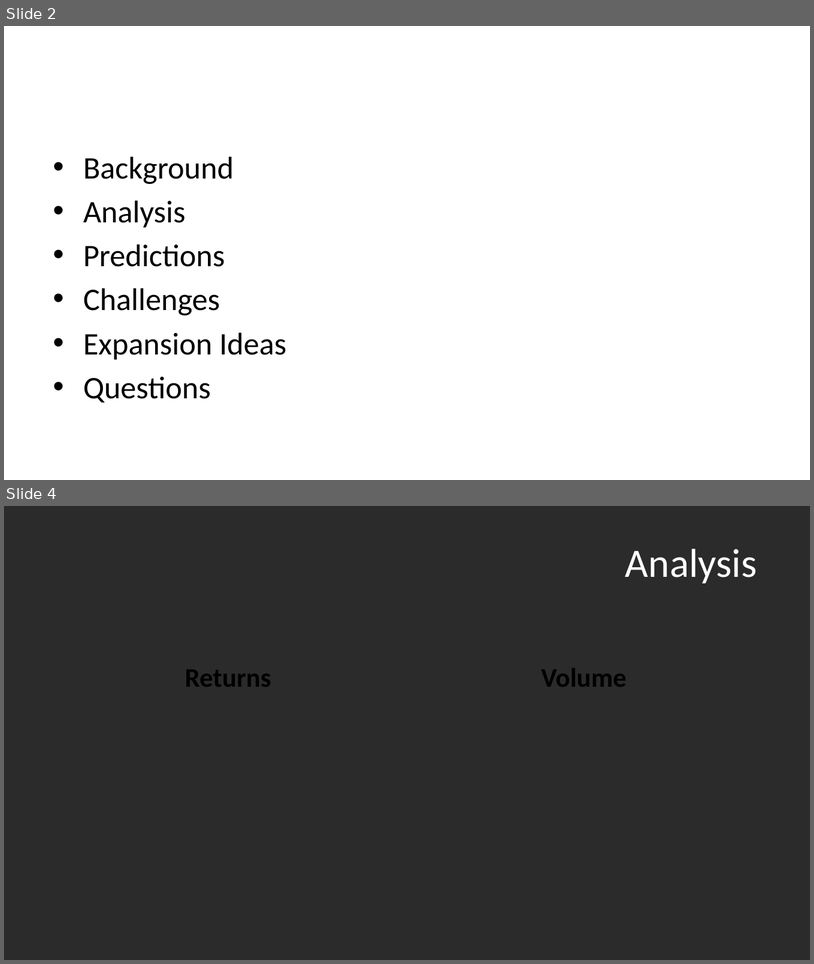
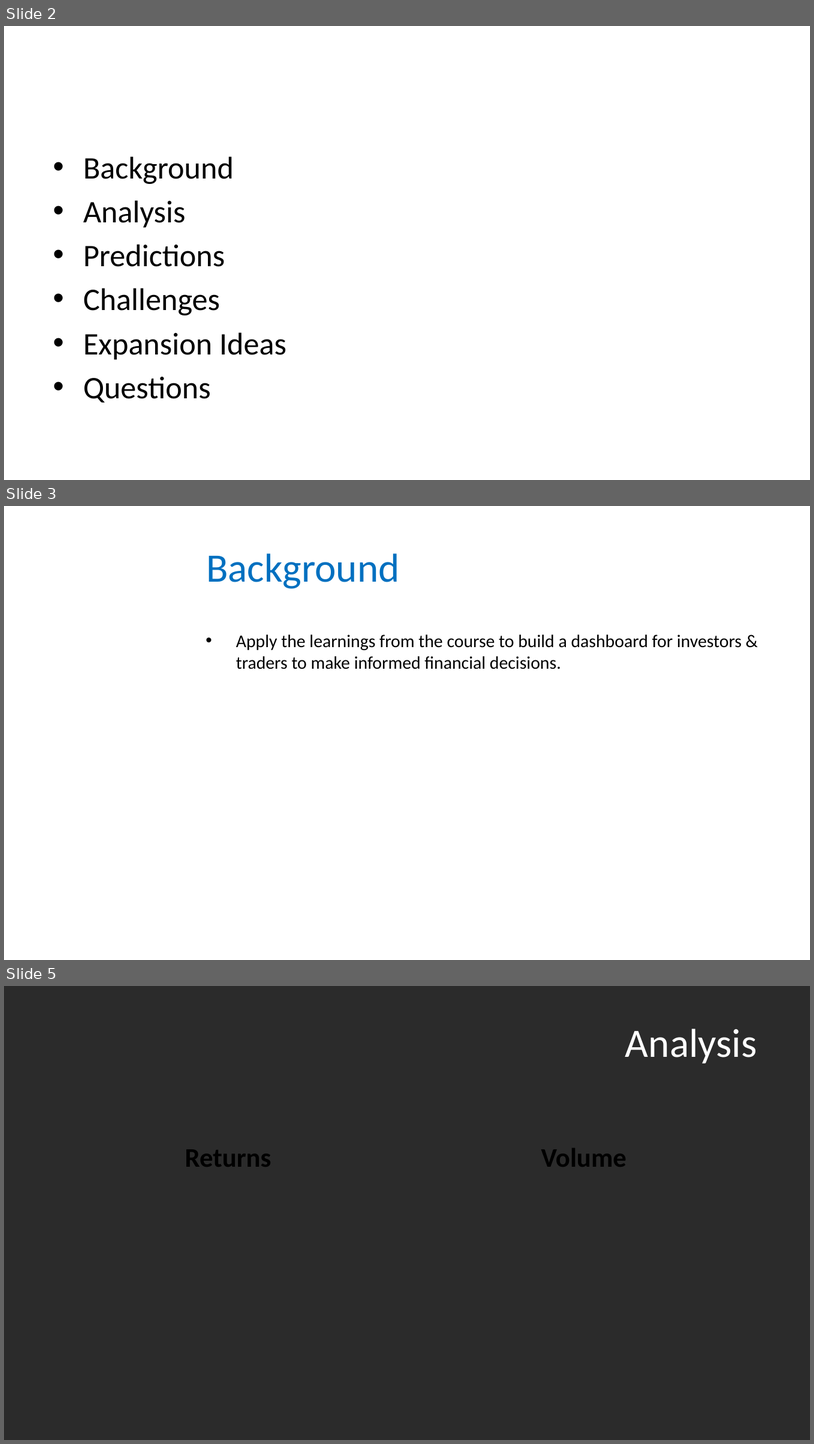
Before and after one commit to patricia-raj/financial-market-trading-dashboard, a slide deck: Project3.pptx. Shown one above the other, each under a label of ours: slides 2 and 4 before the commit, slides 2, 3 and 5 after it; the slides between them are not shown. The pictures are 814x964 and 814x1444 pixels, drawn with LibreOffice and Linux fonts; fonts in the diff are those of the drawing; background and template pictures are left out; a plain dark background stands for a picture behind light text. Boxes give left, top, right and bottom in pixels: in the first picture for what was removed or moved away, otherwise in the second. Text is boxed around its words. In the diff, an @@ line names an element or a change of style, - is before the commit and + after.

```diff
--- a/Project3.pptx
+++ b/Project3.pptx
@@ slide 3 added at <box>4,506,810,960</box>, background picture (left out) @@
@@ title added at <box>206,553,400,589</box>, 36 pt, text #0070C0 @@
+Background
@@ text added at <box>236,634,742,669</box>, 16 pt, text #000000 @@
+• Apply the learnings from the course to build a dashboard for investors & traders to make informed financial decisions.
@@ what was slide 4 is now slide 5 @@
```
Also in this commit, not shown: 1 slide changed, 3 other slides added, 2 slides removed.
